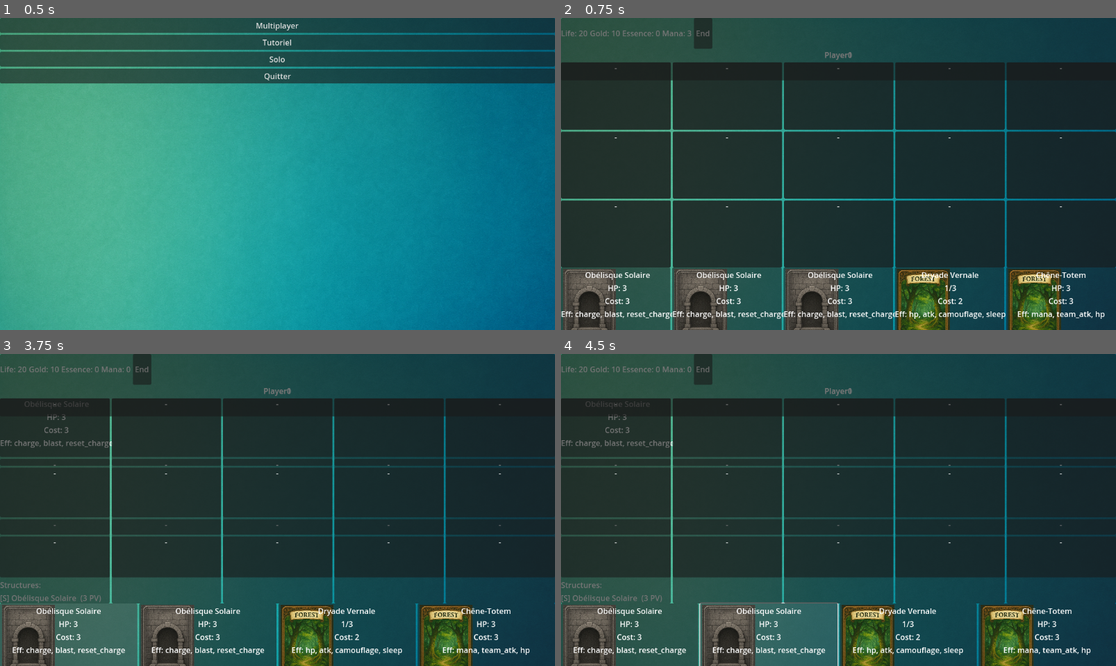
Above: before the commit, frames 1-4 (two rows, left to right).
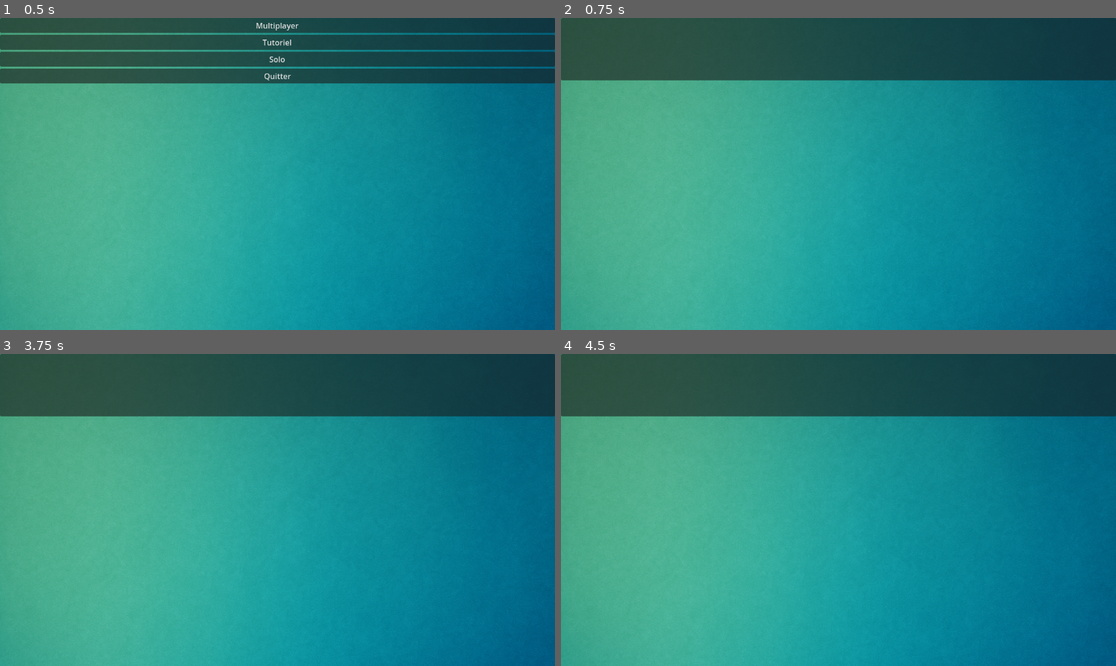
Above: after the commit, the same moments.

Repository: cbCielblanc/deckbuilding
Game: Godot game, scene res://scenes/MainMenu.tscn
The game is run twice, just before and just after one commit, with the same random seed, the same clock (stepped at 60 frames per second) and the same inputs.
Inputs (mouse positions are in pixels of both pictures, inside the frame that each line leads up to):
- Up to frame 1 (0.5 s): no input
- Up to frame 2 (0.75 s): click "Tutoriel" at 0.5 s
- Up to frame 3 (3.75 s): click (144, 369) at 1.25 s, where only the run before the commit has a clickable "End"; click "Solo" at 2 s; click "Solo" at 2.75 s; click (55, 644) at 3.52 s
- Up to frame 4 (4.5 s): click (766, 644) at 4.27 s

Frame 1 is identical in both runs. In frame 2, 84% of the frame differs, in the area x 0-100%, y 0-100%; in frame 3, 85%; in frame 4, 85%.
Error after the commit: Parse Error: Expected indented block after "if" block. (res://scripts/battle_manager.gd:14)

Commit message:
Fix tab indentation

Diff:
--- a/scenes/BoardUI.tscn
+++ b/scenes/BoardUI.tscn
@@ -4,7 +4,7 @@
 
 [node name="BoardUI" type="VBoxContainer"]
 anchors_preset = -1
-anchor_right = 1.0
+anchor_right = 0.75
 anchor_top = 0.1
 anchor_bottom = 0.8
 script = ExtResource("1")
--- a/scenes/HandUI.tscn
+++ b/scenes/HandUI.tscn
@@ -4,7 +4,7 @@
 
 [node name="HandUI" type="HBoxContainer"]
 anchors_preset = -1
-anchor_right = 1.0
+anchor_right = 0.75
 anchor_top = 0.8
 anchor_bottom = 1.0
 script = ExtResource("1")
--- /dev/null
+++ b/scenes/HistoryUI.tscn
@@ -0,0 +1,16 @@
+[gd_scene load_steps=2 format=3]
+
+[ext_resource type="Script" path="res://ui/history_ui.gd" id="1"]
+
+[node name="HistoryUI" type="Panel"]
+anchor_left = 0.75
+anchor_right = 1.0
+anchor_top = 0.1
+anchor_bottom = 1.0
+script = ExtResource("1")
+
+[node name="History" type="RichTextLabel" parent="."]
+anchor_right = 1.0
+anchor_bottom = 1.0
+scroll_active = true
+scroll_following = true
--- a/scenes/StatsUI.tscn
+++ b/scenes/StatsUI.tscn
@@ -4,7 +4,7 @@
 
 [node name="StatsUI" type="HBoxContainer"]
 anchors_preset = -1
-anchor_right = 1.0
+anchor_right = 0.75
 anchor_bottom = 0.1
 script = ExtResource("1")
 
--- a/scripts/battle_manager.gd
+++ b/scripts/battle_manager.gd
@@ -12,7 +12,7 @@
 static func unit_vs_unit(a:Card, d:Card) -> void:
 	d.damage(a.atk)
 	if d.hp > 0:
-		a.damage(d.atk)
+	a.damage(d.atk)
 
 static func full_attack(att:Player, def:Player) -> void:
 	var i := 0
@@ -23,6 +23,8 @@
 		if def.units.size() > 0:
 			var v := def.units[0]
 			unit_vs_unit(u, v)
+			EventBus.emit("history", {"msg": "%s attaque %s" % [u.name, v.name]})
 		else:
 			def.take_direct_dmg(u.atk)
+			EventBus.emit("history", {"msg": "%s attaque %s directement" % [u.name, def.name]})
 		i += 1
--- a/scripts/game_manager.gd
+++ b/scripts/game_manager.gd
@@ -15,35 +15,37 @@
 func play_card(card:Card, p:Player) -> void:
 	var cost := 0
 	match card.card_type:
-		constants.CardType.UNIT: cost = 2
-		constants.CardType.SPELL: cost = 1
-		_: cost = 3
+	        constants.CardType.UNIT: cost = 2
+	        constants.CardType.SPELL: cost = 1
+	        _: cost = 3
 	if p.mana < cost:
-		return
+	        return
 	p.mana -= cost
 	p.emit_stats()
 	p.hand.erase(card)
 	p.emit_signal("hand_changed", p)
 
-	if card.card_type == constants.CardType.SPELL:
-		var eff : Dictionary = card.effects.get(SeasonManager.current(), {})
-		var tgt : Card = null
-		if p.opponent().units.size() > 0:
-			tgt = p.opponent().units[0]
-		EffectProcessor.apply(eff, card, tgt)
-	else:
-		var pos := _find_slot(p)
-		if pos.x >= 0:
-			board.place_card(p, card, pos.x, pos.y)
-			board.remove_dead()
-	EventBus.emit("card_played")
+	   if card.card_type == constants.CardType.SPELL:
+	       var eff : Dictionary = card.effects.get(SeasonManager.current(), {})
+	       var tgt : Card = null
+	       if p.opponent().units.size() > 0:
+	               tgt = p.opponent().units[0]
+	       EffectProcessor.apply(eff, card, tgt)
+	   else:
+	       var pos := _find_slot(p)
+	       if pos.x >= 0:
+	               board.place_card(p, card, pos.x, pos.y)
+	               board.remove_dead()
+
+	   EventBus.emit("history", {"msg": "%s plays %s" % [p.name, card.name]})
+	   EventBus.emit("card_played")
 
 func _find_slot(p:Player) -> Vector2i:
-		for y in board.height:
-				for x in board.width:
-						if board.grids[p][x][y] == null:
-								return Vector2i(x, y)
-		return Vector2i(-1, -1)
+	        for y in board.height:
+	                        for x in board.width:
+	                                        if board.grids[p][x][y] == null:
+	                                                        return Vector2i(x, y)
+	        return Vector2i(-1, -1)
 
 # ---------------------------------------------------------------- ready
 func _ready() -> void:
@@ -64,41 +66,44 @@
 # ---------------------------------------------------------------- init joueurs
 func _spawn_players() -> void:
 	for i in biomes.size():
-		var p : Player
-		if i == ai_index:
-			p = preload("res://scripts/ai_pro.gd").new()
-		else:
-			p = preload("res://scripts/player.gd").new()
+	        var p : Player
+	        if i == ai_index:
+	                p = preload("res://scripts/ai_pro.gd").new()
+	        else:
+	                p = preload("res://scripts/player.gd").new()
 
-		p.name     = "Player%d" % i     # ← nom explicite, utile pour BoardUI paths
-		p.biome    = biomes[i]
-		p.is_human = (i != ai_index)
-		add_child(p)
-		players.append(p)
-		Logger.info("%s Join" % p.name)
+	        p.name     = "Player%d" % i     # ← nom explicite, utile pour BoardUI paths
+	        p.biome    = biomes[i]
+	        p.is_human = (i != ai_index)
+	        add_child(p)
+	        players.append(p)
+	        Logger.info("%s Join" % p.name)
 
 func _init_ui() -> void:
-	var ui := $UI
-	for p in players:
-		if p.is_human:
-			var stats := preload("res://scenes/StatsUI.tscn").instantiate()
-			stats.player_path = p.get_path()
-			ui.add_child(stats)
+	   var ui := $UI
+	   for p in players:
+	       if p.is_human:
+	               var stats := preload("res://scenes/StatsUI.tscn").instantiate()
+	               stats.player_path = p.get_path()
+	               ui.add_child(stats)
 
-			var hand := preload("res://scenes/HandUI.tscn").instantiate()
-			hand.player_path = p.get_path()
-			ui.add_child(hand)
+	               var hand := preload("res://scenes/HandUI.tscn").instantiate()
+	               hand.player_path = p.get_path()
+	               ui.add_child(hand)
 
-		var board_ui := preload("res://scenes/BoardUI.tscn").instantiate()
-		board_ui.player_path = p.get_path()
-		board_ui.board_path  = board.get_path()
-		ui.add_child(board_ui)
+	       var board_ui := preload("res://scenes/BoardUI.tscn").instantiate()
+	       board_ui.player_path = p.get_path()
+	       board_ui.board_path  = board.get_path()
+	       ui.add_child(board_ui)
+
+	   var history := preload("res://scenes/HistoryUI.tscn").instantiate()
+	   ui.add_child(history)
 
 # ---------------------------------------------------------------- signaux
 func _connect_signals() -> void:
 	for p in players:
-		p.connect("turn_end", Callable(self, "_on_turn_end"))
-		p.connect("defeated", Callable(self, "_on_defeat"))
+	        p.connect("turn_end", Callable(self, "_on_turn_end"))
+	        p.connect("defeated", Callable(self, "_on_defeat"))
 
 	SeasonManager.connect("season_end",   Callable(self, "_season_tick"))
 	SeasonManager.connect("season_start", Callable(self, "_on_season_start"))
@@ -110,34 +115,35 @@
 
 	turn_idx = (turn_idx + 1) % players.size()
 	if turn_idx == 0:
-		SeasonManager.advance_segment()
-		if SeasonManager.segment == 0:
-			market.open()
+	        SeasonManager.advance_segment()
+	        if SeasonManager.segment == 0:
+	                market.open()
 
 	players[turn_idx].start_turn()
 
 func _season_tick(_season:int) -> void:
 	for pl in players:
-		for u in pl.units:
-			if u.status.burn   > 0: u.damage(u.status.burn)
-			if u.status.poison > 0: u.damage(u.status.poison)
-			if u.status.frozen > 0: u.status.frozen = 0
+	        for u in pl.units:
+	                if u.status.burn   > 0: u.damage(u.status.burn)
+	                if u.status.poison > 0: u.damage(u.status.poison)
+	                if u.status.frozen > 0: u.status.frozen = 0
 	board.remove_dead()
 
 func _on_season_start(_season:int) -> void:
 	terrain.season_update(SeasonManager.current())
 
 func _on_defeat(p : Player) -> void:
-	Logger.info("%s lost – Game Over" % p.name)
-	get_tree().quit()
+       Logger.info("%s lost – Game Over" % p.name)
+       EventBus.emit("history", {"msg": "%s a perdu" % p.name})
+       get_tree().quit()
 
 # ---------------------------------------------------------------- RPC helpers
 func remote_play_card(_card_id:String, _owner_id:int) -> void:
-		var p := players[_owner_id]
-		for c in p.hand:
-				if c.cid == _card_id:
-						play_card(c, p)
-						break
+	        var p := players[_owner_id]
+	        for c in p.hand:
+	                        if c.cid == _card_id:
+	                                        play_card(c, p)
+	                                        break
 
 func remote_end_turn(_owner_id:int) -> void:
-		players[_owner_id].end_turn()
+	        players[_owner_id].end_turn()
--- /dev/null
+++ b/ui/history_ui.gd
@@ -0,0 +1,15 @@
+extends Panel
+class_name HistoryUI
+
+@onready var log: RichTextLabel = $History
+
+func _ready() -> void:
+	EventBus.connect("event", Callable(self, "_on_event"))
+
+func _on_event(tag: String, payload: Dictionary) -> void:
+	if tag == "history":
+		log.append_text(payload.get("msg", "") + "\n")
+	elif tag == "card_destroyed":
+		var c: Card = payload.get("card")
+		if c:
+			log.append_text("%s destroyed\n" % c.name)
--- a/ui/stats_ui.gd
+++ b/ui/stats_ui.gd
@@ -6,12 +6,12 @@
 @onready var end_button : Button = $EndTurn
 
 func _ready() -> void:
-		player = get_node(player_path)
-		if player.is_human:
-				player.add_to_group("local_player")
-		player.connect("stats_changed", Callable(self, "_refresh"))
-		end_button.pressed.connect(_on_end_pressed)
-		_refresh()
+	player = get_node(player_path)
+	if player.is_human:
+		player.add_to_group("local_player")
+	player.connect("stats_changed", Callable(self, "_refresh"))
+	end_button.pressed.connect(_on_end_pressed)
+	_refresh()
 
 func _refresh(_p : Player = null) -> void:
 	$Life.text = "Life: %d" % player.life
@@ -21,4 +21,5 @@
 
 func _on_end_pressed() -> void:
 	player.end_turn()
-	EventBus.emit("event", {"tag":"turn_end"})
+	EventBus.emit("history", {"msg": "%s termine son tour" % player.name})
+	EventBus.emit("turn_end")
Not shown, changed: scenes/README.md
Not shown, changed: ui/README.md
